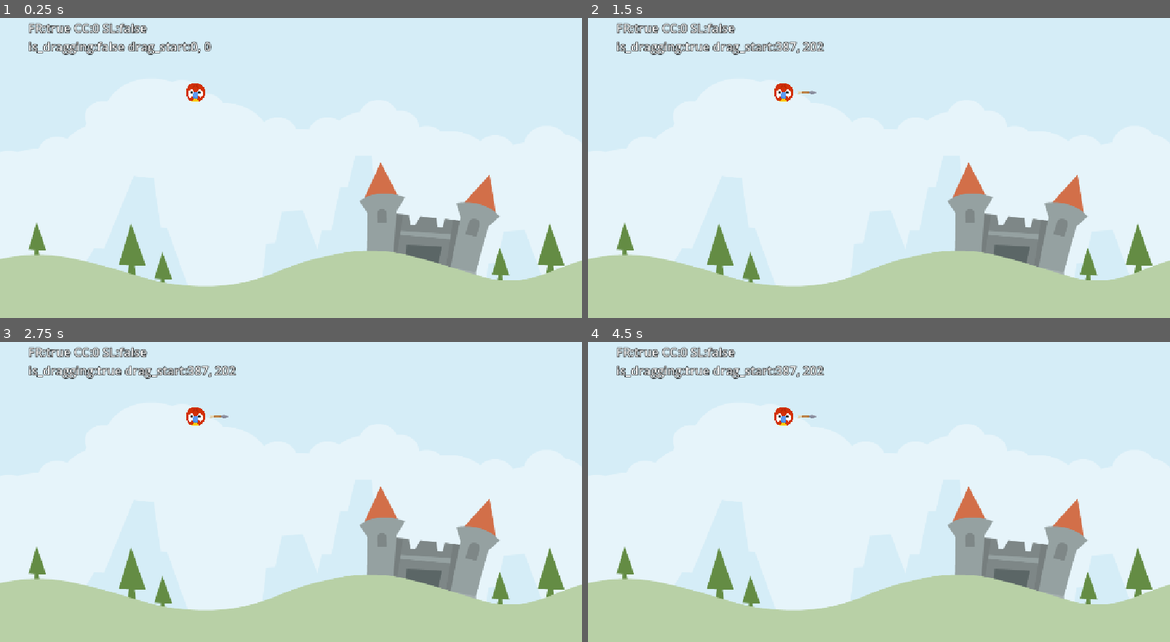
Above: before the commit, frames 1-4 (two rows, left to right).
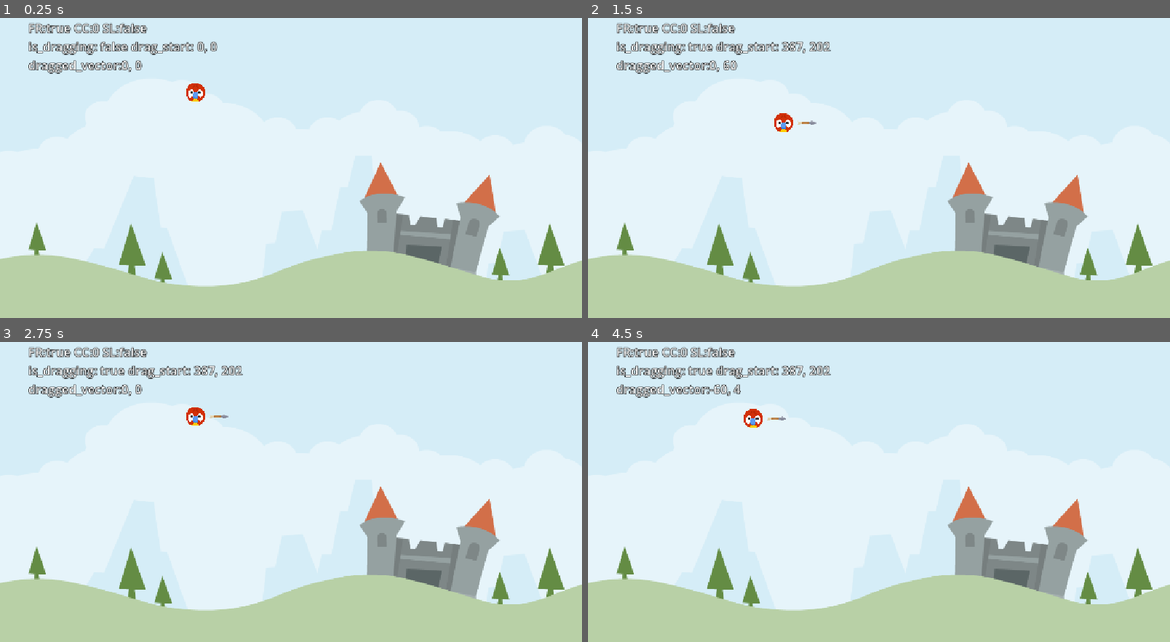
Above: after the commit, the same moments.

Repository: Kiermana/GodotCourseGame2
Game: Godot game, scene res://Scenes/LevelBase/level_base.tscn
Same seed, same stepped clock (60 frames per second), same inputs: the game is played once before the commit and once after it.
Inputs (mouse positions are in pixels of both pictures, inside the frame that each line leads up to):
- Up to frame 1 (0.25 s): no input
- Up to frame 2 (1.5 s): tap Enter at 0.5 s; drag from (785, 93) to (937, 84) at 0.52 s; tap Space at 1.25 s; drag from (762, 171) to (849, 219) at 1.27 s
- Up to frame 3 (2.75 s): tap Enter at 2 s; move the mouse to (349, 408) at 2.02 s; press the mouse at (349, 408) at 2.03 s
- Up to frame 4 (4.5 s): release the mouse at (937, 408) at 2.75 s; tap Space at 2.75, 4.25 s; drag from (849, 543) to (704, 429) at 2.77 s; tap Enter at 3.5 s; move the mouse to (1053, 528) at 3.52 s; press the mouse at (1053, 528) at 3.53 s; release the mouse at (1053, 528) at 4.25 s; drag from (704, 429) to (791, 396) at 4.27 s

The runs differ from the first frame. In frame 1, 1.0% of the frame differs, in the area x 4-38%, y 7-19%; in frame 2, 1.5%, in the area x 4-42%, y 7-39%; in frame 3, 1.0%; in frame 4, 1.5%.

Commit message:
Animal drag logic

Diff:
--- a/Scenes/Animal/animal.gd
+++ b/Scenes/Animal/animal.gd
@@ -2,11 +2,17 @@
 
 extends RigidBody2D
 
+const DRAG_LIM_MAX: Vector2 = Vector2(0,60)
+const DRAG_LIM_MIN: Vector2 = Vector2(-60,0)
+
+
 @onready var label: Label = $Label
 @onready var arrow: Sprite2D = $Arrow
+@onready var stretch_sound: AudioStreamPlayer2D = $StretchSound
 
 var _start: Vector2 = Vector2.ZERO
 var _drag_start: Vector2 = Vector2.ZERO
+var _dragged_vector: Vector2 = Vector2.ZERO
 var _is_dragging: bool = false
 
 func _ready() -> void:
@@ -14,8 +20,22 @@
 # Called every frame. 'delta' is the elapsed time since the previous frame.
 func _process(_delta: float) -> void:
 	var debug_str: String = "FR:%s CC:%d SL:%s\n" % [freeze,get_contact_count(),sleeping]
-	debug_str += "is_dragging:%s drag_start:%0.f, %0.f" % [ _is_dragging, _drag_start.x, _drag_start.y]
+	debug_str += "is_dragging: %s drag_start: %0.f, %0.f" % [ _is_dragging, _drag_start.x, _drag_start.y]
+	debug_str += "\ndragged_vector:%0.f, %0.f" % [_dragged_vector.x, _dragged_vector.y]
 	label.text = debug_str
+
+func _physics_process(delta: float) -> void:
+	if _is_dragging: handle_dragging()
+
+func handle_dragging():
+	var new_vector: Vector2 = get_global_mouse_position() - _drag_start
+	new_vector = new_vector.clamp(DRAG_LIM_MIN,DRAG_LIM_MAX)
+
+	var diff: Vector2 = new_vector - _dragged_vector
+	if diff.length() > 0 and !stretch_sound.playing:
+		stretch_sound.play()
+	_dragged_vector = new_vector
+	position = _start + new_vector
 
 func start_dragging():
 	arrow.show()
